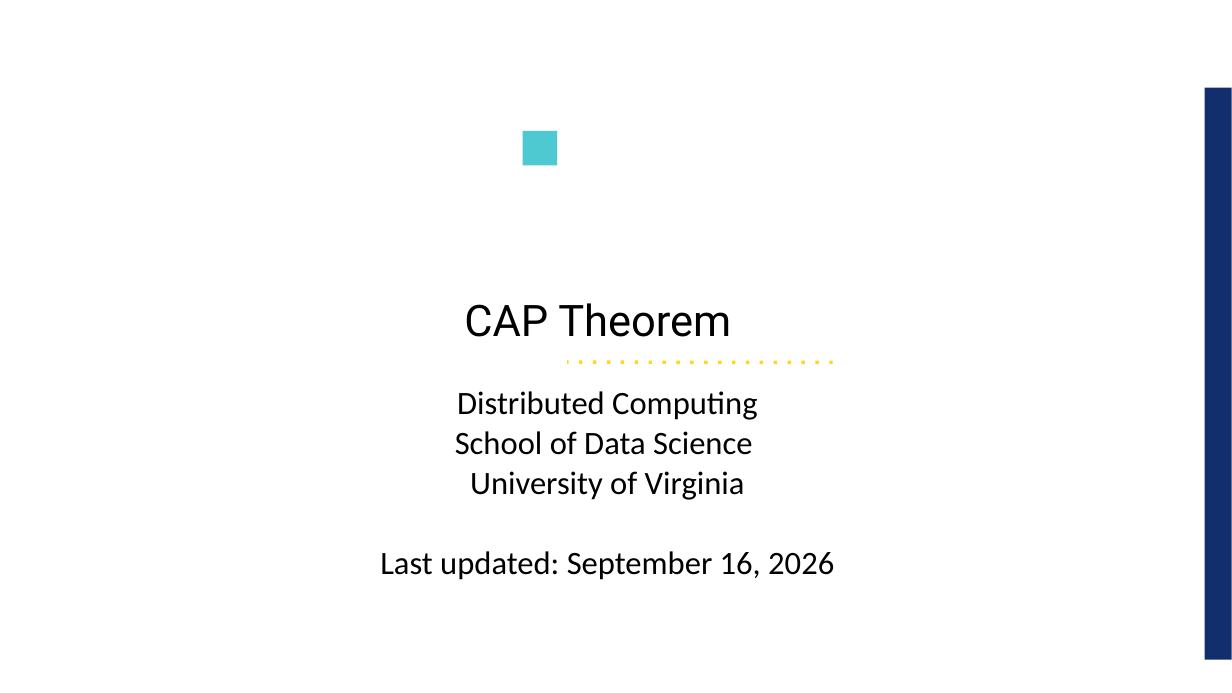
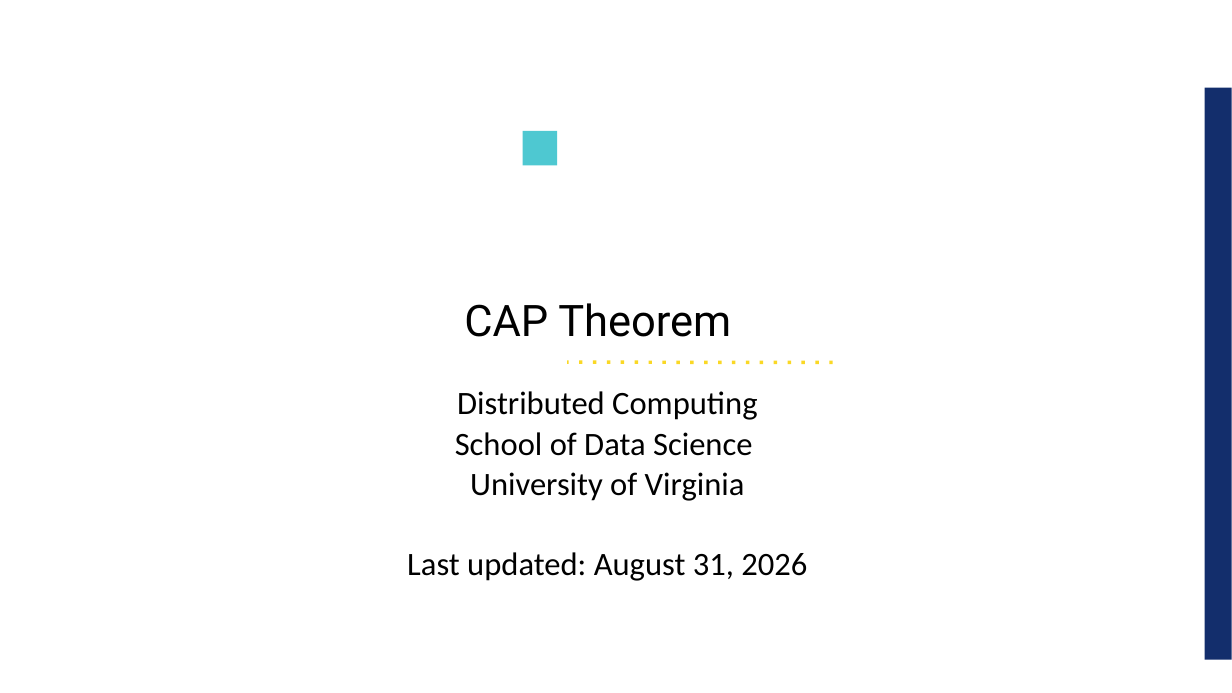
Before and after one commit to UVADS/distributed_computing, a slide deck: slide 1 of 01_big_data_and_distributed_systems/content_bigdata_systems_foundations/cap_theorem.ppt. Drawn at 1232x693 pixels with LibreOffice and Linux fonts; fonts in the diff are those of the drawing; background and template pictures are left out. Boxes give left, top, right and bottom in pixels: in the first picture for what was removed or moved away, otherwise in the second. Text is boxed around its words. In the diff, an @@ line names an element or a change of style, - is before the commit and + after.

```diff
--- a/01_big_data_and_distributed_systems/content_bigdata_systems_foundations/cap_theorem.ppt
+++ b/01_big_data_and_distributed_systems/content_bigdata_systems_foundations/cap_theorem.ppt
@@ text at box(407, 552, 807, 581): text changed @@
-Last updated: September 16, 2026
+Last updated: August 31, 2026
```
Also in this commit, not shown: 1 other file.
